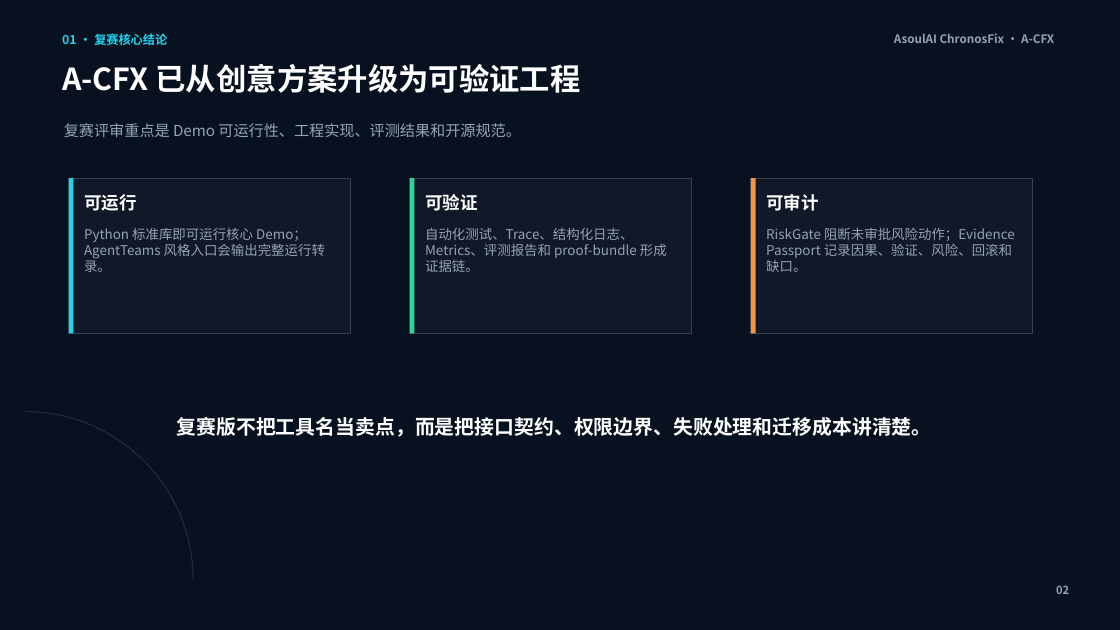
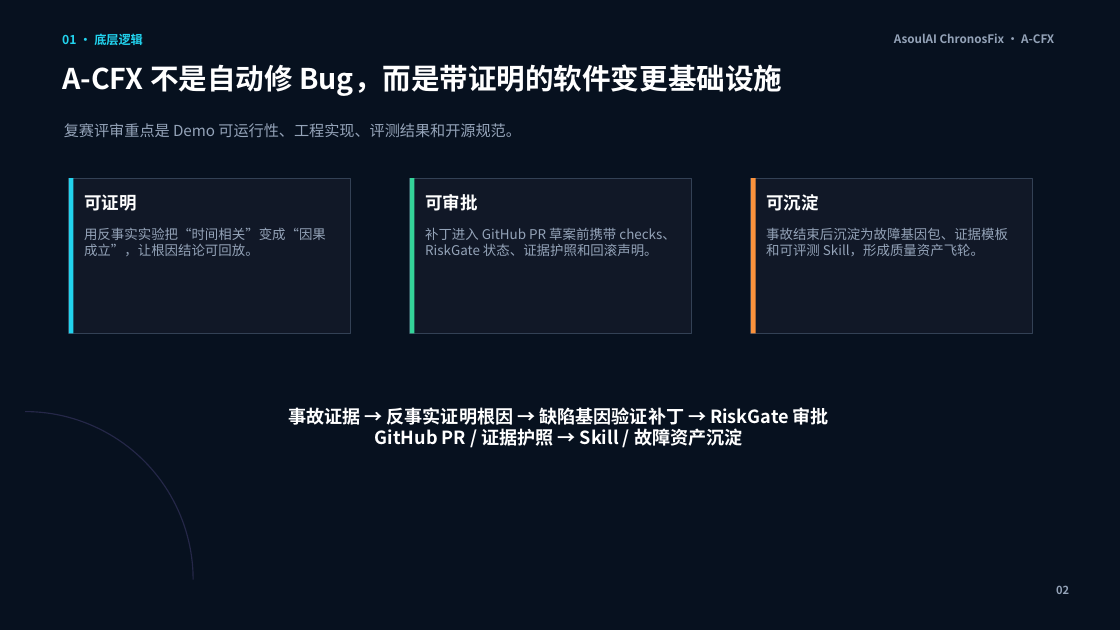
Before and after one commit to ASOUL-Official/asoulai-chronosfix, a slide deck: slide 2 of submission/ChronosFix_复赛方案.pptx. Drawn at 1120x630 pixels with LibreOffice and Linux fonts; fonts in the diff are those of the drawing. Boxes give left, top, right and bottom in pixels: in the first picture for what was removed or moved away, otherwise in the second. Text is boxed around its words. In the diff, an @@ line names an element or a change of style, - is before the commit and + after.

Commit message:
Strengthen proof-carrying change narrative

```diff
--- a/submission/ChronosFix_复赛方案.pptx
+++ b/submission/ChronosFix_复赛方案.pptx
@@ text at (x1=62, y1=34, x2=143, y2=45): text changed @@
-01 · 复赛核心结论
+01 · 底层逻辑
@@ text at (x1=62, y1=64, x2=782, y2=96): text changed; size 26 to 24.5 pt @@
-A-CFX 已从创意方案升级为可验证工程
+A-CFX 不是自动修 Bug，而是带证明的软件变更基础设施
@@ text at (x1=84, y1=194, x2=136, y2=211): text changed @@
-可运行
+可证明
@@ text at (x1=425, y1=194, x2=477, y2=211): text changed @@
-可验证
+可审批
@@ text at (x1=766, y1=194, x2=818, y2=211): text changed @@
-可审计
+可沉淀
@@ text at (x1=84, y1=228, x2=326, y2=256): text changed @@
-Python 标准库即可运行核心 Demo；AgentTeams 风格入口会输出完整运行转录。
+用反事实实验把“时间相关”变成“因果成立”，让根因结论可回放。
@@ text at (x1=425, y1=228, x2=675, y2=256): text changed @@
-自动化测试、Trace、结构化日志、Metrics、评测报告和 proof-bundle 形成证据链。
+补丁进入 GitHub PR 草案前携带 checks、RiskGate 状态、证据护照和回滚声明。
@@ text at (x1=766, y1=228, x2=1008, y2=256): text changed @@
-RiskGate 阻断未审批风险动作；Evidence Passport 记录因果、验证、风险、回滚和缺口。
+事故结束后沉淀为故障基因包、证据模板和可评测 Skill，形成质量资产飞轮。
@@ text at (x1=288, y1=407, x2=829, y2=446): text changed; size 17 to 15.5 pt @@
-复赛版不把工具名当卖点，而是把接口契约、权限边界、失败处理和迁移成本讲清楚。
+事故证据 → 反事实证明根因 → 缺陷基因验证补丁 → RiskGate 审批
+GitHub PR / 证据护照 → Skill / 故障资产沉淀
```
Also in this commit, not shown: 8 other slides changed, 21 other files.
